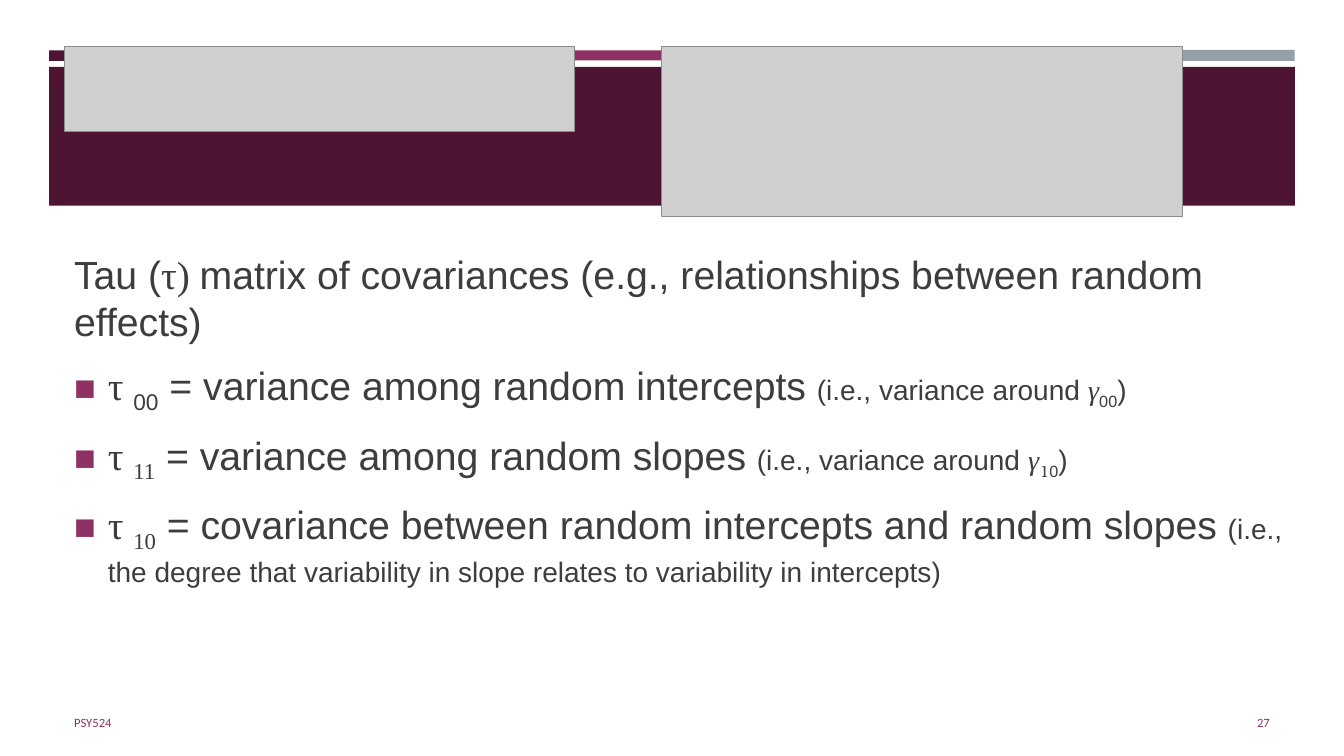
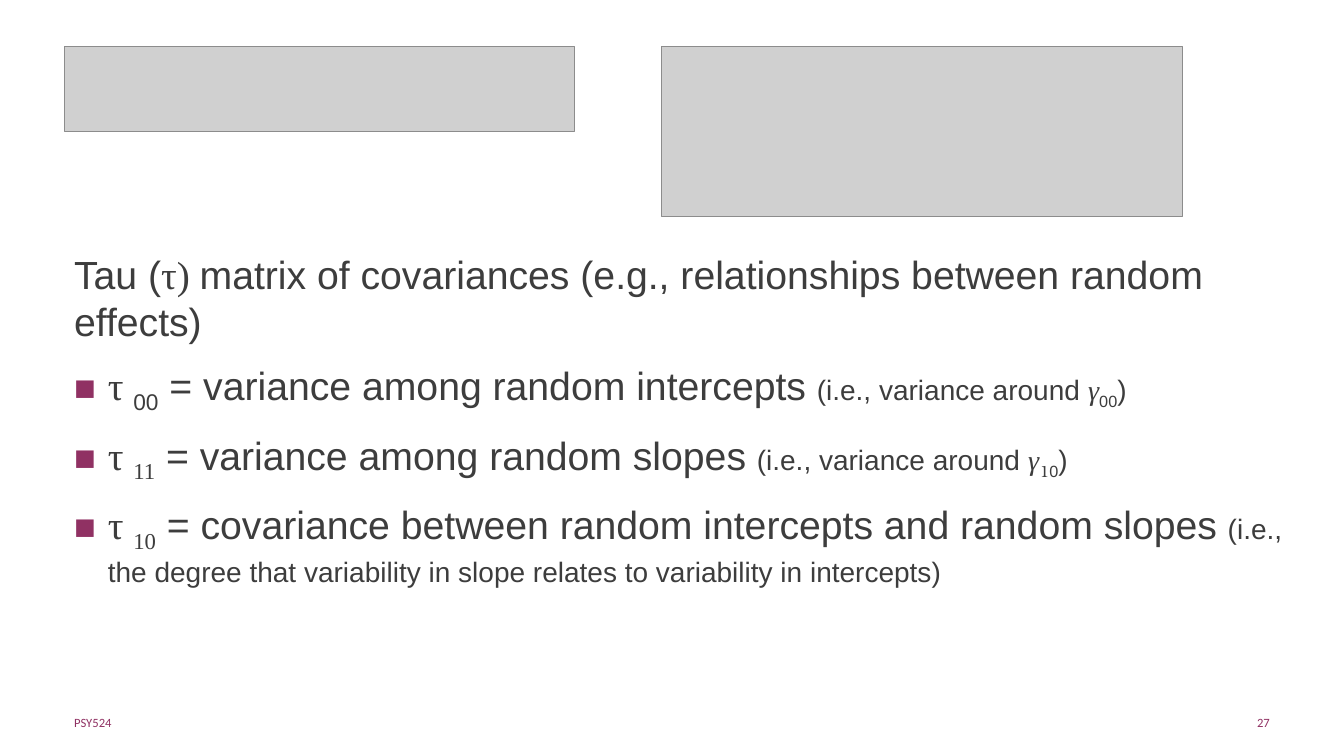
Before and after one commit to AndrewAinsworth/psy524, a slide deck: slide 27 of Slides/Psy524-05-MultilevelLinearModels.pptx. Drawn at 1344x756 pixels with LibreOffice and Linux fonts; fonts in the diff are those of the drawing; grey boxes stand for pictures. Boxes give left, top, right and bottom in pixels: in the first picture for what was removed or moved away, otherwise in the second. Text is boxed around its words. In the diff, an @@ line names an element or a change of style, - is before the commit and + after.

```diff
--- a/Slides/Psy524-05-MultilevelLinearModels.pptx
+++ b/Slides/Psy524-05-MultilevelLinearModels.pptx
@@ rectangle removed at (49,50,458,60) @@
@@ rectangle removed at (468,50,876,60) @@
@@ rectangle removed at (886,50,1295,62) @@
@@ rectangle removed at (49,67,1296,206) @@
```
Also in this commit, not shown: 3 other slides changed.
